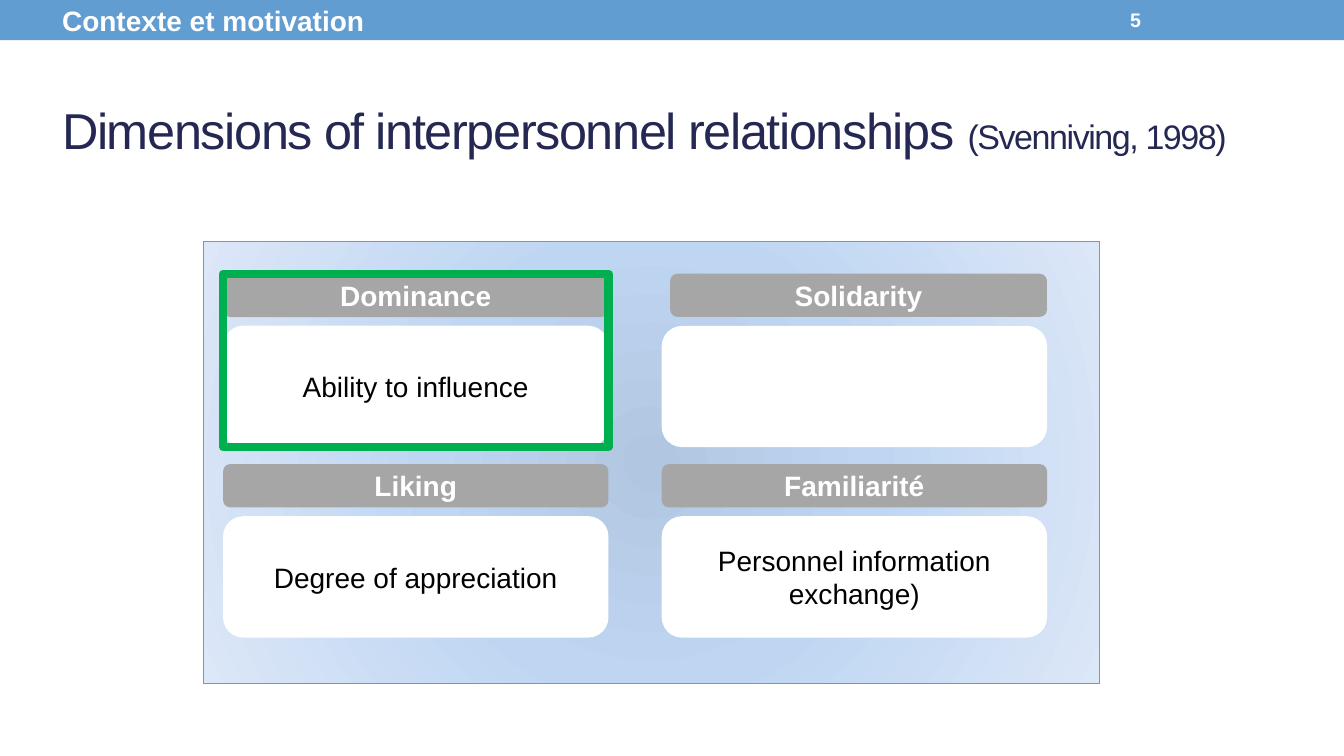
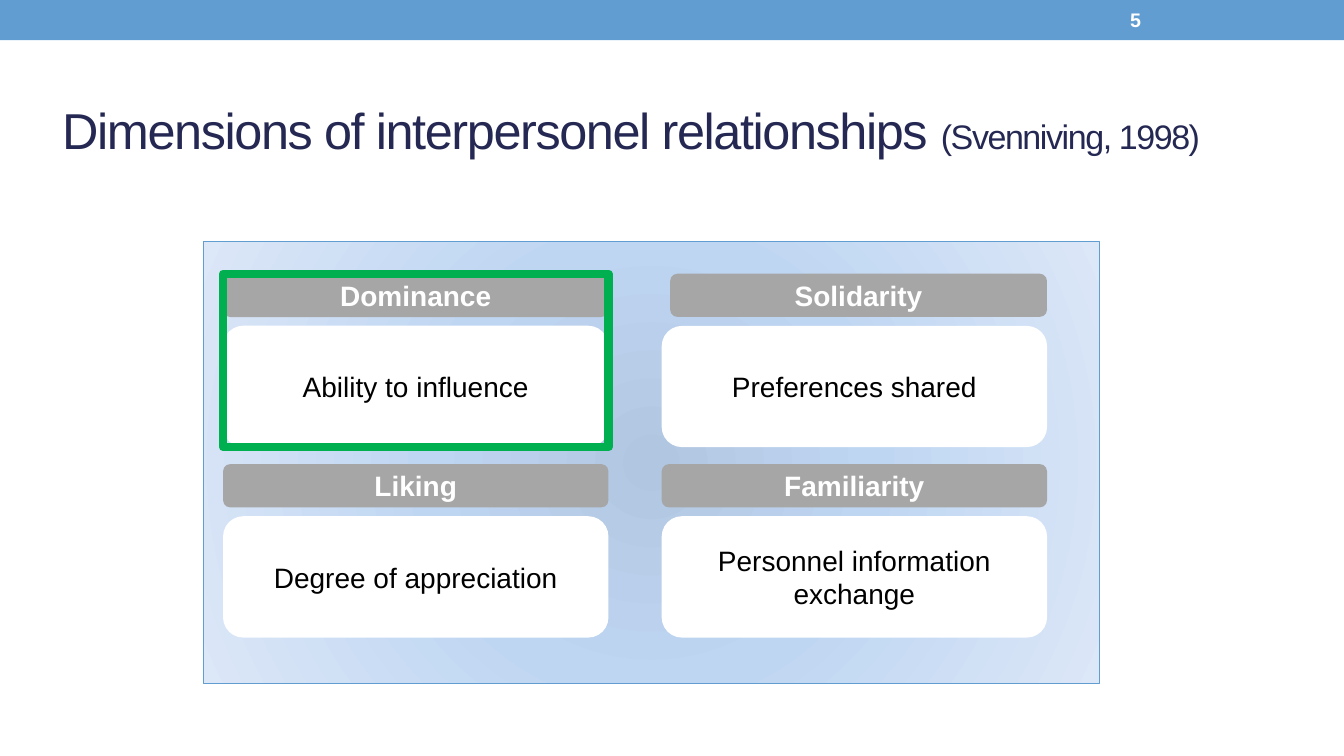
Before and after one commit to Olydia/Discolog, a slide deck: slide 5 of papers/Presentations/WACAI_EN.pptx. Drawn at 1344x756 pixels with LibreOffice and Linux fonts; fonts in the diff are those of the drawing. Boxes give left, top, right and bottom in pixels: in the first picture for what was removed or moved away, otherwise in the second. Text is boxed around its words. In the diff, an @@ line names an element or a change of style, - is before the commit and + after.

```diff
--- a/papers/Presentations/WACAI_EN.pptx
+++ b/papers/Presentations/WACAI_EN.pptx
@@ text removed at (62, 10, 364, 31) @@
-Contexte et motivation
@@ title at (62, 112, 1200, 159): text changed @@
-Dimensions of interpersonnel relationships (Svenniving, 1998)
+Dimensions of interpersonel relationships (Svenniving, 1998)
@@ text in rounded rectangle at (732, 376, 977, 398): text added @@
+Preferences shared
@@ text in rounded rectangle at (784, 476, 924, 502): text changed @@
-Familiarité
+Familiarity
@@ text in rounded rectangle at (718, 550, 991, 610): text changed @@
-Personnel information exchange)
+Personnel information exchange
```
Also in this commit, not shown: 14 other slides changed, 2 slides added, 4 slides removed, 4 other files.
